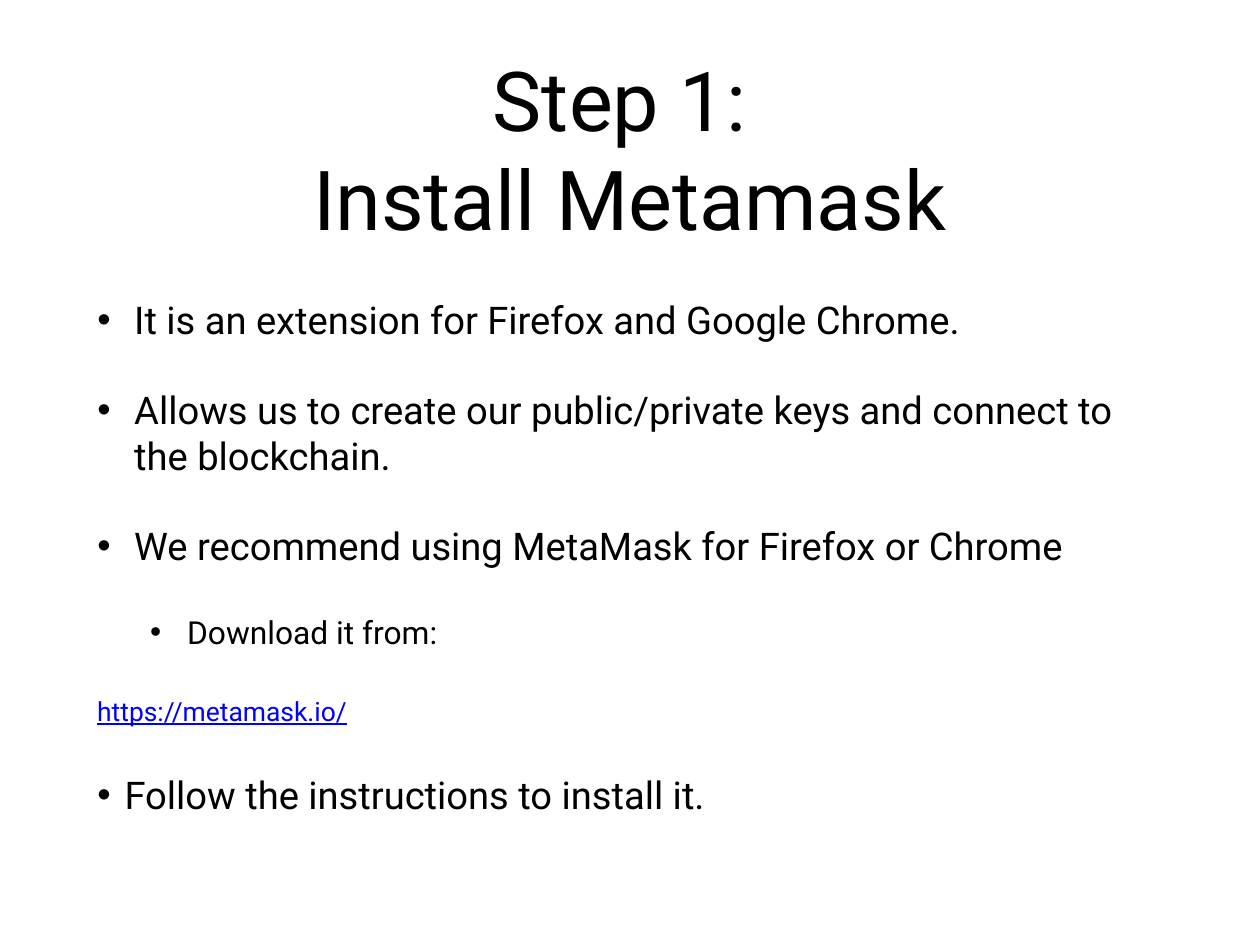
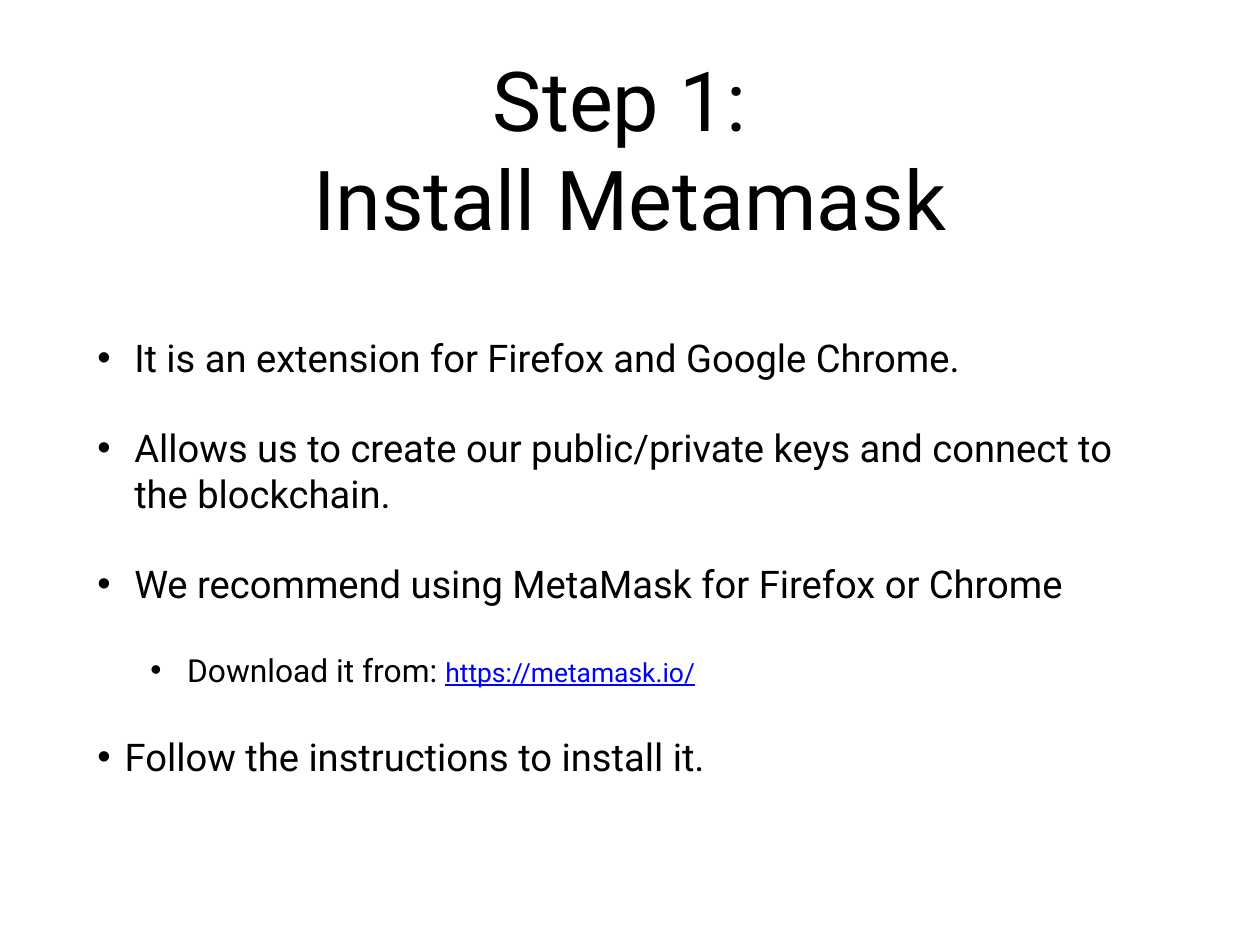
Before and after one commit to solegga/blockchaincourse, a slide deck: slide 3 of How_to_connect_to_university_of_edinburgh_private_blockchain.pptx. Drawn at 1260x945 pixels with LibreOffice and Linux fonts; fonts in the diff are those of the drawing. Boxes give left, top, right and bottom in pixels: in the first picture for what was removed or moved away, otherwise in the second. Text is boxed around its words. In the diff, an @@ line names an element or a change of style, - is before the commit and + after.

```diff
--- a/How_to_connect_to_university_of_edinburgh_private_blockchain.pptx
+++ b/How_to_connect_to_university_of_edinburgh_private_blockchain.pptx
@@ text at [187, 658, 695, 688]: text changed @@
-• Download it from:
-https://metamask.io/
+• Download it from: https://metamask.io/
```
Also in this commit, not shown: 20 other slides changed, 3 slides added, 1 other file.
